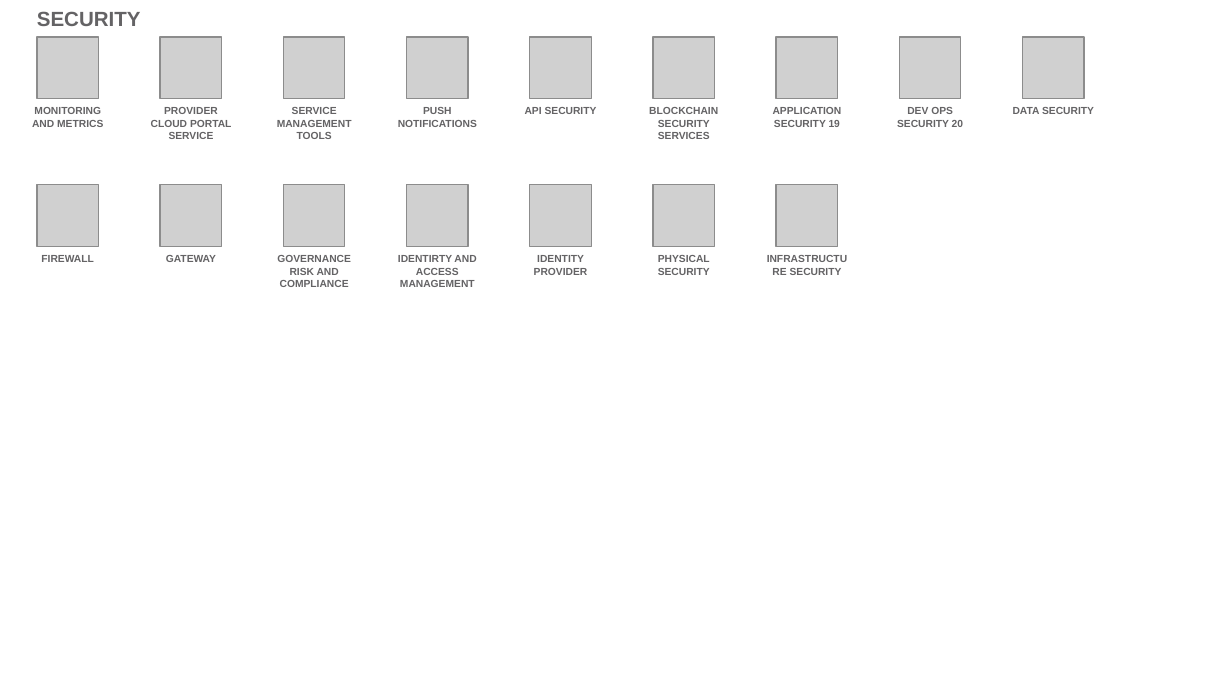
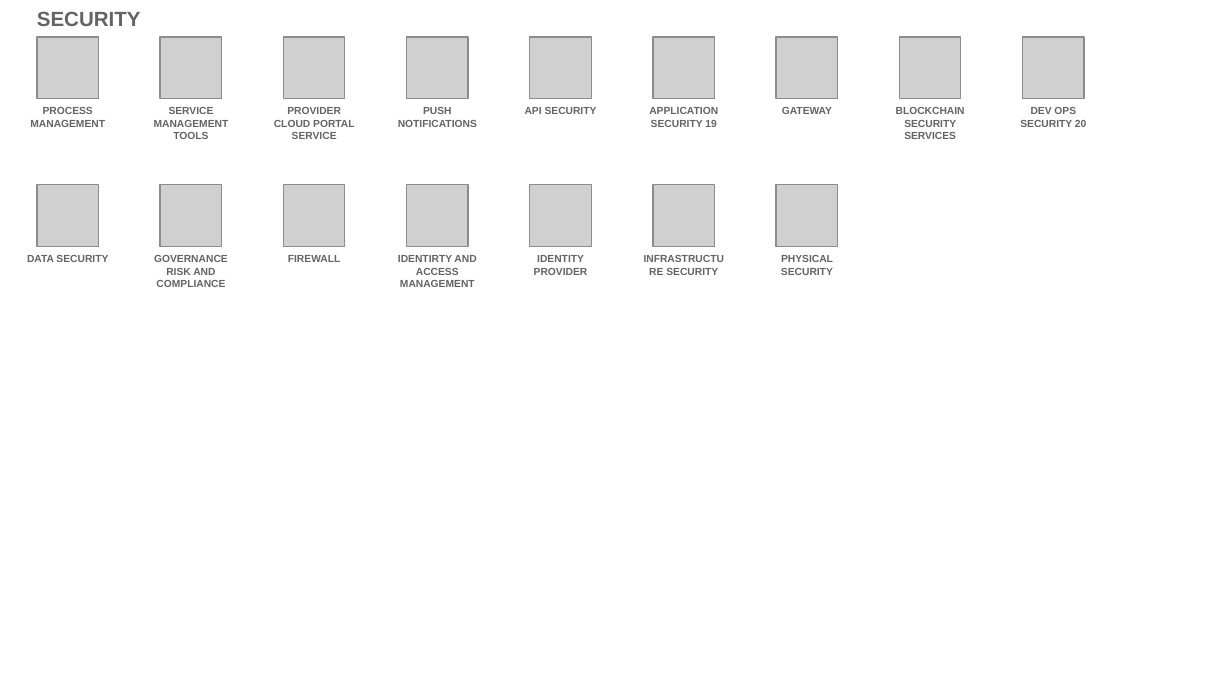
Before and after one commit to l2fprod/myarchitecture, a slide deck: slide 20 of mycatalog-architecture-diagram-template.pptx. Drawn at 1232x693 pixels with LibreOffice and Linux fonts; fonts in the diff are those of the drawing; grey boxes stand for pictures. Boxes give left, top, right and bottom in pixels: in the first picture for what was removed or moved away, otherwise in the second. Text is boxed around its words. In the diff, an @@ line names an element or a change of style, - is before the commit and + after.

```diff
--- a/mycatalog-architecture-diagram-template.pptx
+++ b/mycatalog-architecture-diagram-template.pptx
@@ text at bbox=[30, 107, 105, 127]: text changed @@
-MONITORING AND METRICS
+PROCESS MANAGEMENT
@@ text "PROVIDER CLOUD PORTAL SERVICE": place and size @@
-text "PROVIDER CLOUD PORTAL SERVICE" at bbox=[151, 107, 231, 139]
+text "PROVIDER CLOUD PORTAL SERVICE" at bbox=[274, 107, 354, 139]
@@ text "GATEWAY": place and size @@
-text "GATEWAY" at bbox=[166, 255, 216, 262]
+text "GATEWAY" at bbox=[782, 107, 832, 114]
@@ text "BLOCKCHAIN SECURITY SERVICES": place and size @@
-text "BLOCKCHAIN SECURITY SERVICES" at bbox=[649, 107, 718, 139]
+text "BLOCKCHAIN SECURITY SERVICES" at bbox=[896, 107, 965, 139]
@@ text "DEV OPS SECURITY 20": place and size @@
-text "DEV OPS SECURITY 20" at bbox=[897, 107, 963, 127]
+text "DEV OPS SECURITY 20" at bbox=[1020, 107, 1086, 127]
@@ text removed at bbox=[1013, 107, 1094, 114] @@
-DATA SECURITY
@@ text at bbox=[27, 255, 108, 262]: text changed @@
-FIREWALL
+DATA SECURITY
@@ 3 texts: place and size @@
-3 texts at bbox=[277, 107, 842, 287]
+3 texts at bbox=[154, 107, 718, 287]
@@ text added at bbox=[288, 255, 340, 262], 6 pt, text #646365, bold @@
+FIREWALL
@@ text at bbox=[666, 268, 718, 275]: text changed @@
-PHYSICAL SECURITY
+INFRASTRUCTURE SECURITY
@@ text at bbox=[781, 255, 833, 275]: text changed @@
-INFRASTRUCTURE SECURITY
+PHYSICAL SECURITY
```
Also in this commit, not shown: 13 other slides changed.
